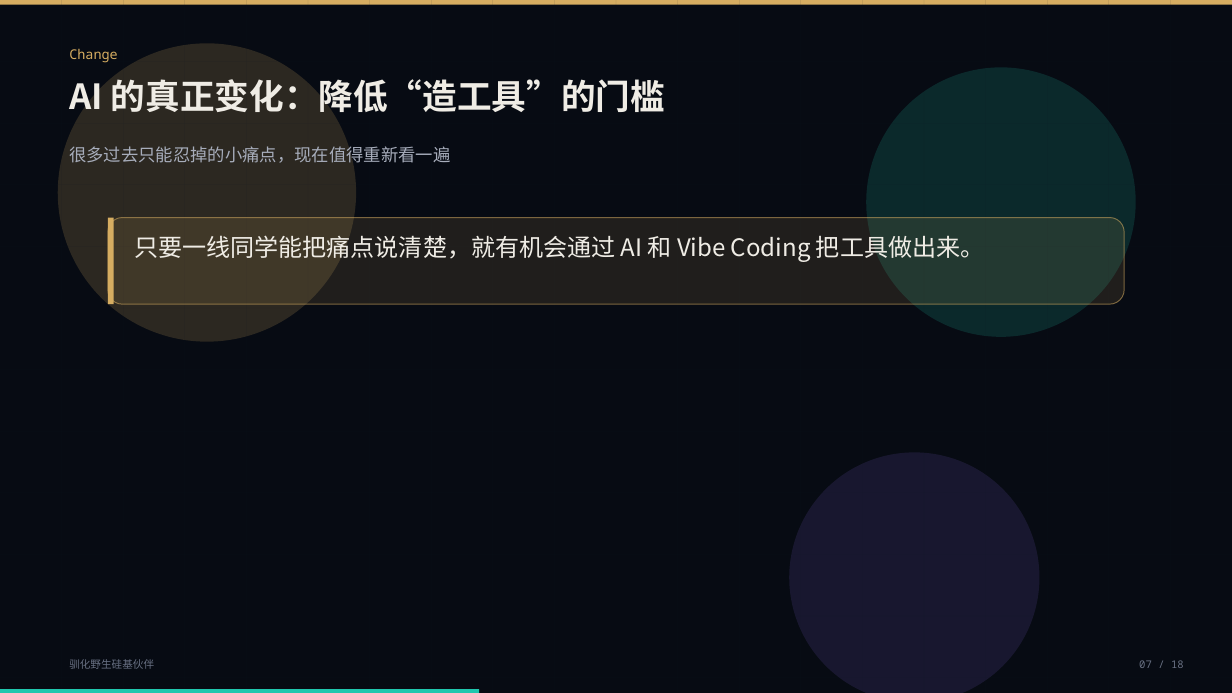
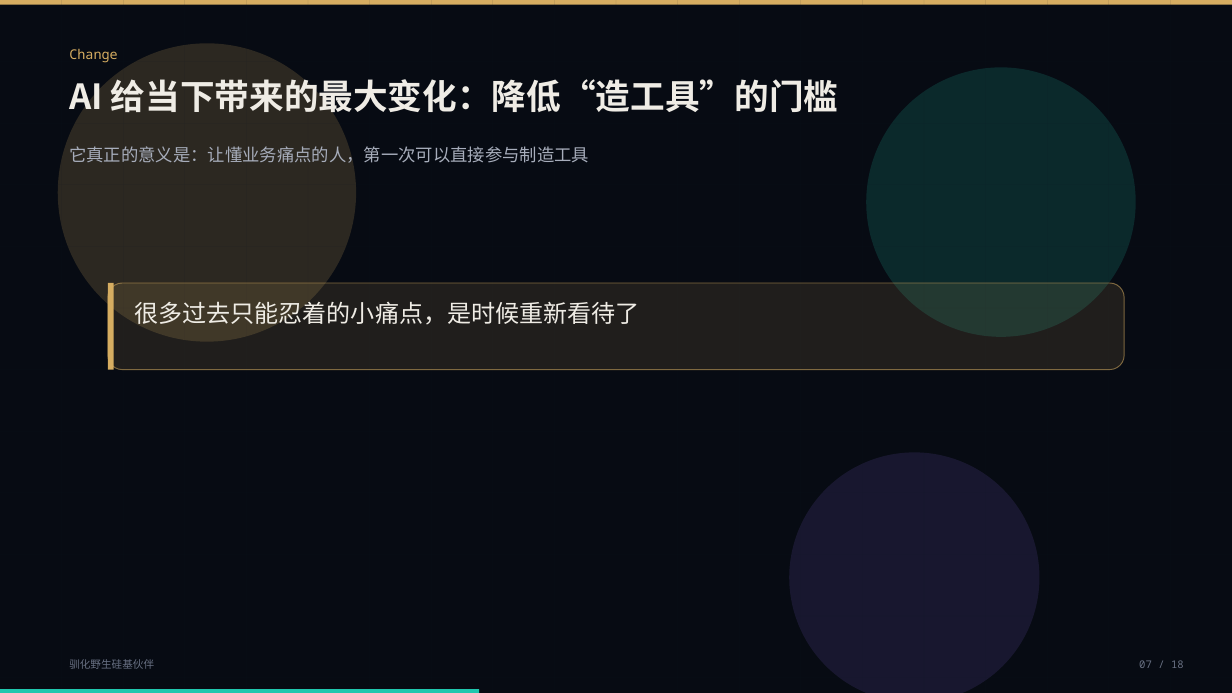
Before and after one commit to SunGrissy/Hermes, a slide deck: slide 20 of 会议材料/驯化野生硅基伙伴_渐进披露版.pptx (slide 7 before the commit). Drawn at 1232x693 pixels with LibreOffice and Linux fonts; fonts in the diff are those of the drawing. Boxes give left, top, right and bottom in pixels: in the first picture for what was removed or moved away, otherwise in the second. Text is boxed around its words. In the diff, an @@ line names an element or a change of style, - is before the commit and + after.

```diff
--- a/会议材料/驯化野生硅基伙伴_渐进披露版.pptx
+++ b/会议材料/驯化野生硅基伙伴_渐进披露版.pptx
@@ text at bbox=[69, 79, 839, 112]: text changed @@
-AI 的真正变化：降低“造工具”的门槛
+AI 给当下带来的最大变化：降低“造工具”的门槛
@@ text at bbox=[69, 146, 589, 163]: text changed @@
-很多过去只能忍掉的小痛点，现在值得重新看一遍
+它真正的意义是：让懂业务痛点的人，第一次可以直接参与制造工具
@@ rounded rectangle: place and size @@
-rounded rectangle at bbox=[108, 218, 1125, 304]
+rounded rectangle at bbox=[108, 283, 1125, 369]
@@ rectangle: place and size @@
-rectangle at bbox=[108, 218, 114, 304]
+rectangle at bbox=[108, 283, 114, 369]
@@ text at bbox=[135, 301, 640, 324]: text changed @@
-只要一线同学能把痛点说清楚，就有机会通过 AI 和 Vibe Coding 把工具做出来。
+很多过去只能忍着的小痛点，是时候重新看待了
```
Also in this commit, not shown: 9 other slides changed, 16 slides added, 1 slide removed, 1 other file.
